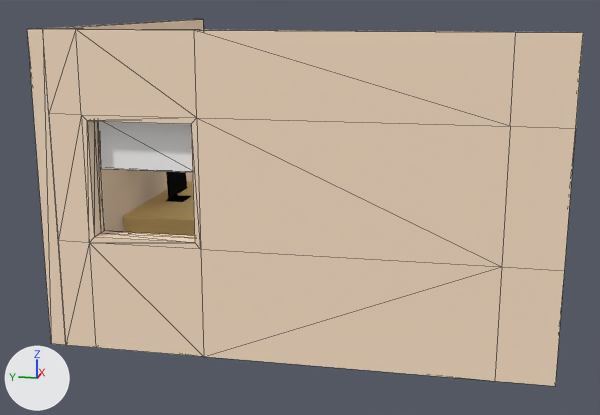
A saved change to the Blender file Assets/room.blend.
Before and after are seen from a 50 mm lens placed at (-62.7, -22.3, 15.5), pointed at (-2.1, -10.2, 0.4). The lights are fixed; the arrows at lower left show +X, +Y and +Z. Mesh edges are drawn as thin lines on the coarser meshes.

In view in the first picture: 'Desk', 'Monitor', 'Room'.
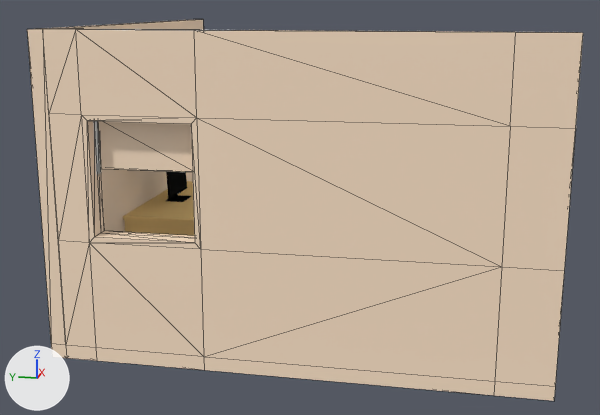
Pixel boxes [x1, y1, x2, y2] of what changed, in the pictures (600 x 415 px):
'Room', reshaped: before [27, 20, 583, 386]; after [27, 20, 583, 401]
part 1 of me_plane, built on (beige): after [51, 344, 555, 401]
part 2 of me_plane, surface changed (grey to beige): [51, 30, 556, 386] in both

What the commit changed:
me_plane is used by ob_room; location (1.98, -5.67, -6.05).
me_plane had 72 vertices, 135 faces and spanned x -18.4..12.6, y -22.4..9.1, z 0.1..20.1.
me_plane now has 88 vertices, 148 faces and spans x -18.4..12.6, y -22.4..9.1, z -0.9..20.1.
Part 1, on me_plane:
16 faces are deleted.
4 vertices are added at (-17.3, 6.0, -0.9), (-17.3, -1.2, -0.9), (-17.3, -19.0, -0.9), (-17.3, 8.1, -0.9).
12 new vertices lie (0.0, 0.0, -1.0) away from vertices in x -18.4..12.6, y -22.4..9.1, z 0.1.
29 new faces join them.
me_plane part 2: 119 kept faces spanning x -18.4..12.6, y -22.4..9.1, z 0.1..20.1 get new texture (UV) coordinates.
